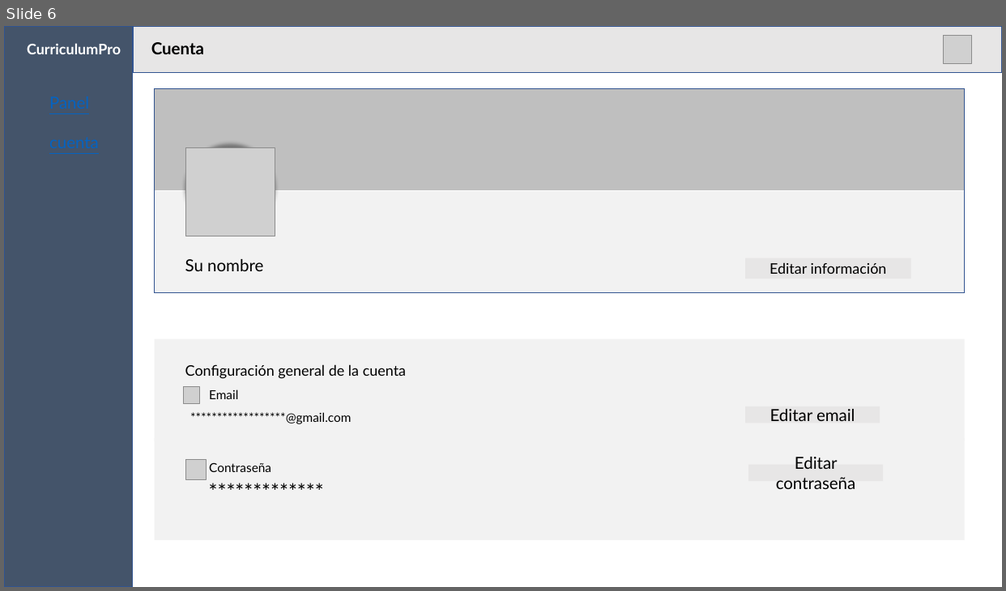
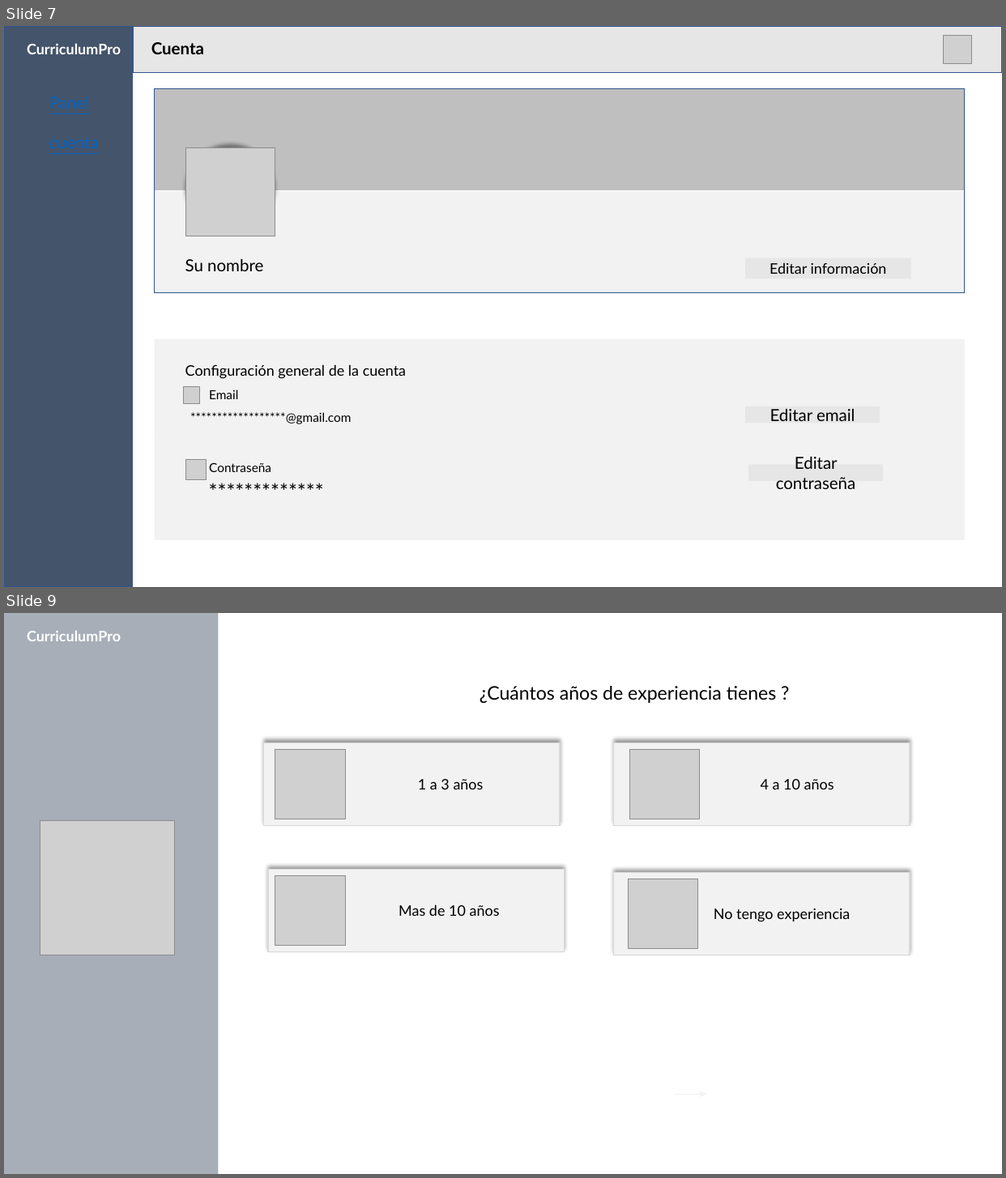
Before and after one commit to Flexzay/dise-o, a slide deck: diseño de py/enmaquetado.pptx. Shown one above the other, each under a label of ours: slide 6 before the commit, slides 7 and 9 after it; the slides between them are not shown. The pictures are 1006x591 and 1006x1178 pixels, drawn with LibreOffice and Linux fonts; fonts in the diff are those of the drawing; grey boxes stand for pictures. Boxes give left, top, right and bottom in pixels: in the first picture for what was removed or moved away, otherwise in the second. Text is boxed around its words. In the diff, an @@ line names an element or a change of style, - is before the commit and + after.

```diff
--- a/diseño de py/enmaquetado.pptx
+++ b/diseño de py/enmaquetado.pptx
@@ slide 9 added at (4,613,1002,1174), background #FFFFFF @@
@@ rectangle added at (4,613,218,1174), fill #44546A at 47% opacity @@
@@ text added at (27,631,121,641), 14 pt, text #FFFFFF, bold @@
+CurriculumPro
@@ text added at (479,686,776,703), 18 pt, text #000000 @@
+¿Cuántos años de experiencia tienes ?
@@ rectangle added at (264,743,560,825), fill #F2F2F2, outline #D9D9D9 1 pt @@
@@ picture added at (275,749,345,820) @@
@@ rectangle added at (614,743,910,825), fill #F2F2F2, outline #D9D9D9 1 pt @@
@@ picture added at (630,749,701,820) @@
@@ text added at (418,779,484,790), 14 pt, text #000000 @@
+1 a 3 años
@@ text added at (761,779,834,790), 14 pt, text #000000 @@
+4 a 10 años
@@ picture added at (40,821,175,955) @@
@@ rectangle added at (268,870,564,952), fill #F2F2F2, outline #D9D9D9 1 pt @@
@@ picture added at (275,875,345,946) @@
@@ rectangle added at (614,873,910,955), fill #F2F2F2, outline #D9D9D9 1 pt @@
@@ picture added at (629,879,699,949) @@
@@ text added at (398,905,500,916), 14 pt, text #000000 @@
+Mas de 10 años
@@ text added at (714,909,850,922), 14 pt, text #000000 @@
+No tengo experiencia
@@ arrow added from (675, 1094) to (706, 1094), #F2F2F2 0.5 pt @@
@@ what was slide 6 is now slide 7 @@
```
Also in this commit, not shown: 3 slides changed, 21 other slides added.
